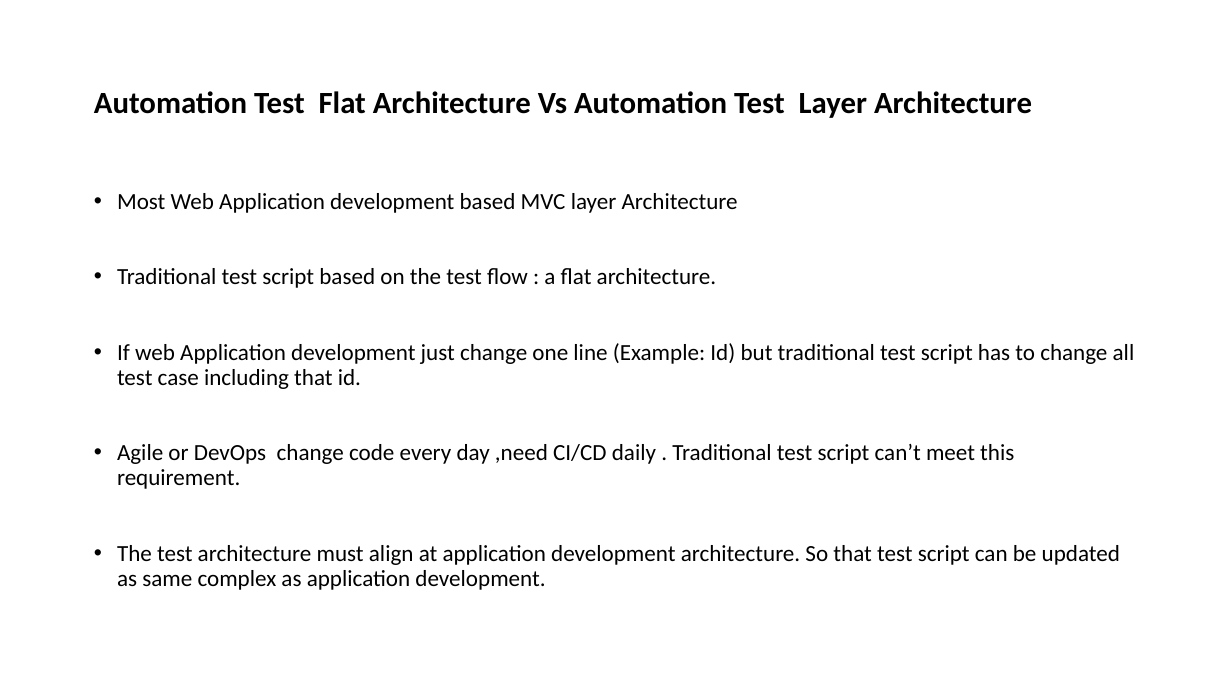
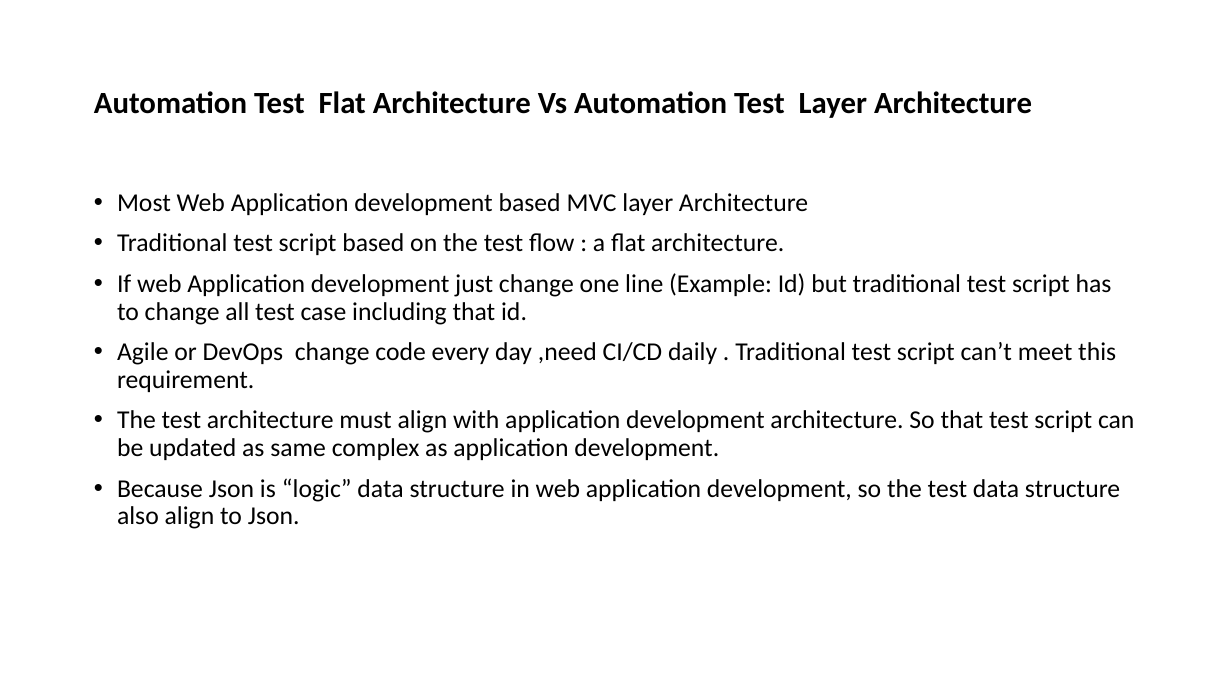
Before and after one commit to yumyx/partstraderTest, a slide deck: slide 5 of Web Application Automation Test Architecture.pptx. Drawn at 1232x693 pixels with LibreOffice and Linux fonts; fonts in the diff are those of the drawing. Boxes give left, top, right and bottom in pixels: in the first picture for what was removed or moved away, otherwise in the second. Text is boxed around its words. In the diff, an @@ line names an element or a change of style, - is before the commit and + after.

```diff
--- a/Web Application Automation Test Architecture.pptx
+++ b/Web Application Automation Test Architecture.pptx
@@ text at box(117, 193, 1116, 392): size 18 to 20 pt in "Most Web Application development based MVC layer ...", "Traditional test script based on the test ...", "If web Application development just change one ...", "Agile or DevOps change code every day ..." @@
@@ text at box(117, 410, 1134, 529): text changed; size 18 to 20 pt @@
-• The test architecture must align at application development architecture. So that test script can be updated as same complex as application development.
+• The test architecture must align with application development architecture. So that test script can be updated as same complex as application development.
+• Because Json is “logic” data structure in web application development, so the test data structure also align to Json.
```
Also in this commit, not shown: 1 other slide changed.
